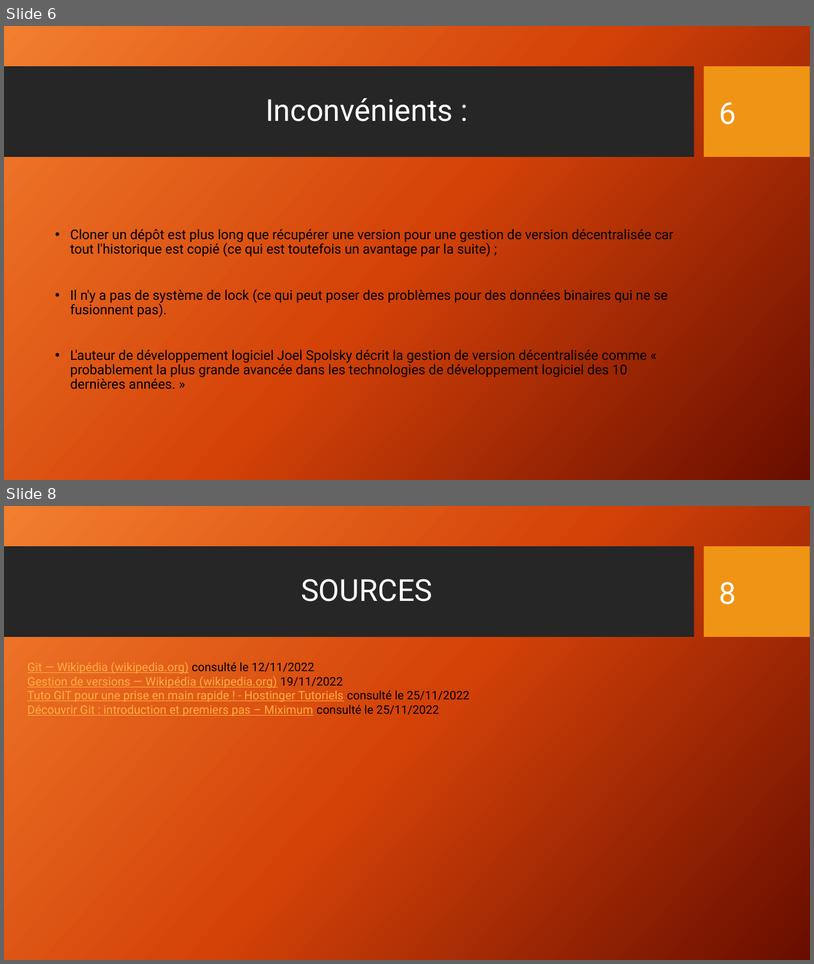
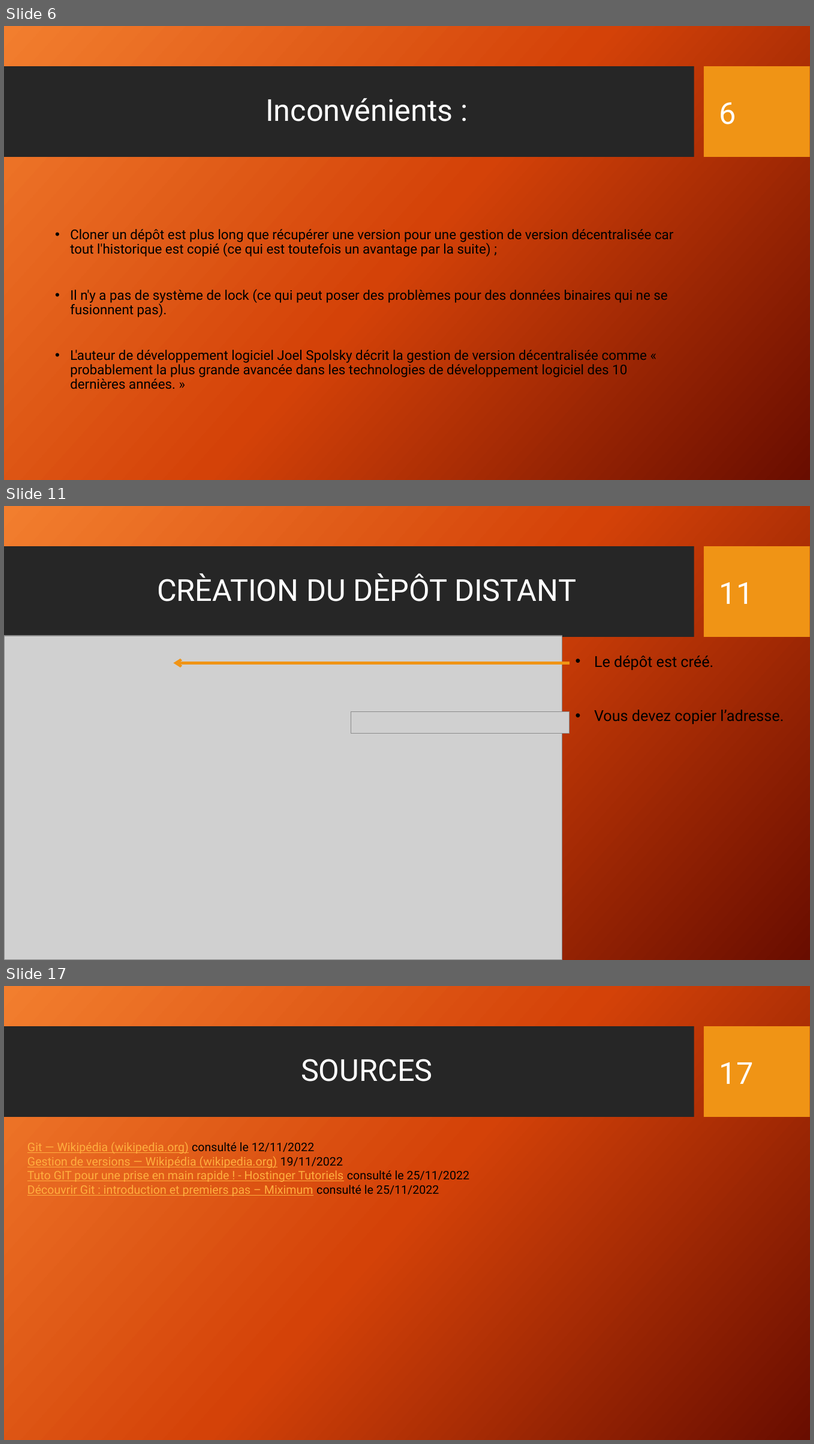
Before and after one commit to Math-Alex83/Expos-_git_cda_2210, a slide deck: Présentation_Git_CDA_2210.pptx. Shown one above the other, each under a label of ours: slides 6 and 8 before the commit, slides 6, 11 and 17 after it; the slides between them are not shown. The pictures are 814x964 and 814x1444 pixels, drawn with LibreOffice and Linux fonts; fonts in the diff are those of the drawing; grey boxes stand for pictures; background and template pictures are left out. Boxes give left, top, right and bottom in pixels: in the first picture for what was removed or moved away, otherwise in the second. Text is boxed around its words. In the diff, an @@ line names an element or a change of style, - is before the commit and + after.

```diff
--- a/Présentation_Git_CDA_2210.pptx
+++ b/Présentation_Git_CDA_2210.pptx
@@ slide 11 added at (x1=4, y1=506, x2=810, y2=960), background gradient #F18031 to #D54209 to #6A0D00; not listed: 2 template elements that a slide beside it also shows @@
@@ title added at (x1=157, y1=573, x2=576, y2=601), 36 pt, text #FFFFFF @@
+CRÈATION DU DÈPÔT DISTANT
@@ page number added at (x1=720, y1=582, x2=754, y2=604), 36 pt, text #FFFFFF @@
+11
@@ picture added at (x1=4, y1=636, x2=563, y2=960) @@
@@ arrow added from (570, 663) to (173, 663), #F09415 3 pt @@
@@ text added at (x1=594, y1=655, x2=784, y2=724), 18 pt, text #000000 @@
+• Le dépôt est créé.
+• Vous devez copier l’adresse.
@@ picture added at (x1=351, y1=711, x2=570, y2=733) @@
@@ what was slide 8 is now slide 17 @@
@@ page number at (x1=720, y1=1062, x2=754, y2=1084): text changed @@
-8
+17
```
Also in this commit, not shown: 1 slide changed, 10 other slides added, 2 slides removed, 1 other file.
